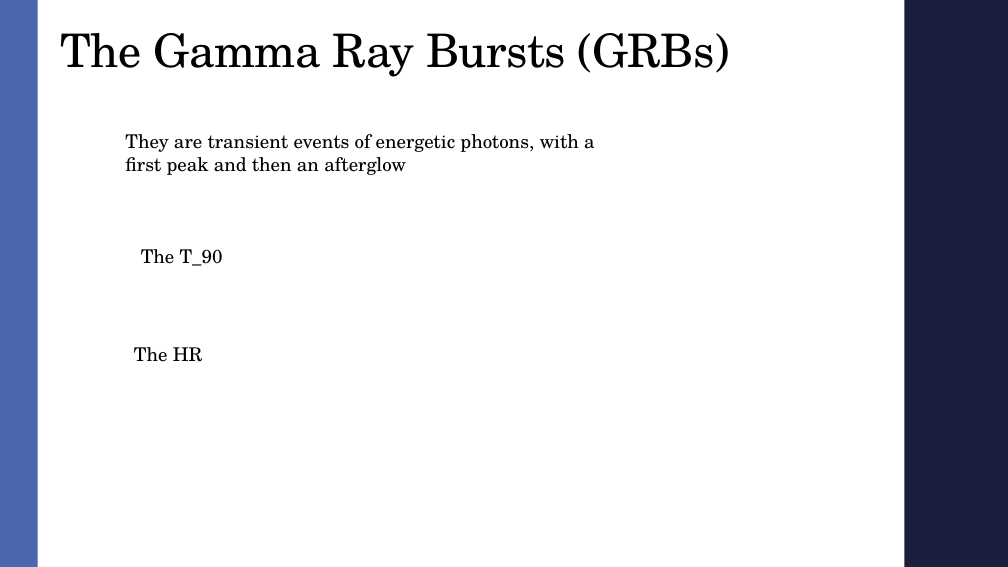
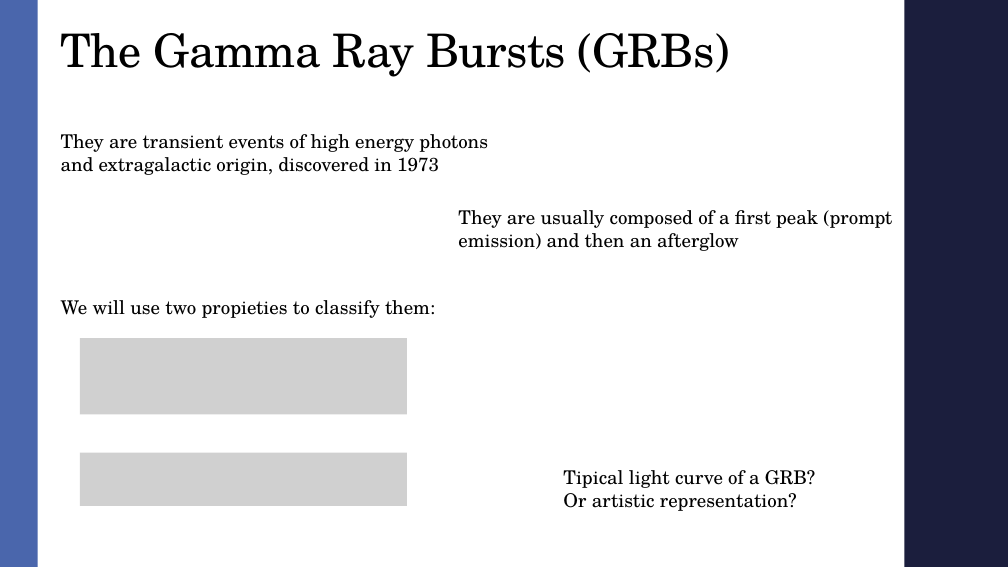
Before and after one commit to AndreaMarcone01/Bayesian_exam, a slide deck: slide 3 of Seminar.pptx. Drawn at 1008x567 pixels with LibreOffice and Linux fonts; fonts in the diff are those of the drawing; grey boxes stand for pictures; background and template pictures are left out. Boxes give left, top, right and bottom in pixels: in the first picture for what was removed or moved away, otherwise in the second. Text is boxed around its words. In the diff, an @@ line names an element or a change of style, - is before the commit and + after.

```diff
--- a/Seminar.pptx
+++ b/Seminar.pptx
@@ text at [61,134,488,175]: text changed @@
-They are transient events of energetic photons, with a first peak and then an afterglow
+They are transient events of high energy photons and extragalactic origin, discovered in 1973
@@ text added at [458,210,892,251], 18 pt, text #000000 @@
+They are usually composed of a first peak (prompt emission) and then an afterglow
@@ text removed at [141,249,223,266] @@
-The T_90
@@ text added at [61,300,435,318], 18 pt, text #000000 @@
+We will use two propieties to classify them:
@@ picture added at [80,338,408,414] @@
@@ text removed at [134,347,202,362] @@
-The HR
@@ picture added at [80,453,408,507] @@
@@ text added at [563,470,815,511], 18 pt, text #000000 @@
+Tipical light curve of a GRB? Or artistic representation?
```
Also in this commit, not shown: 2 other slides changed, 3 slides added, 1 slide removed, 3 other files.
